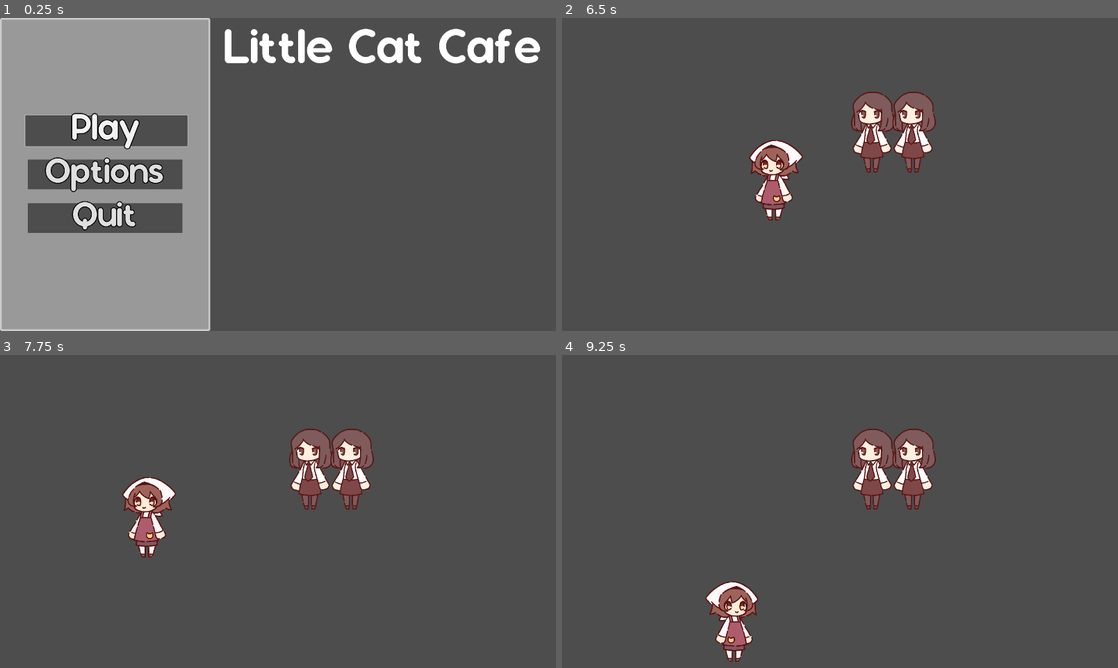
Above: before the commit, frames 1-4 (two rows, left to right).
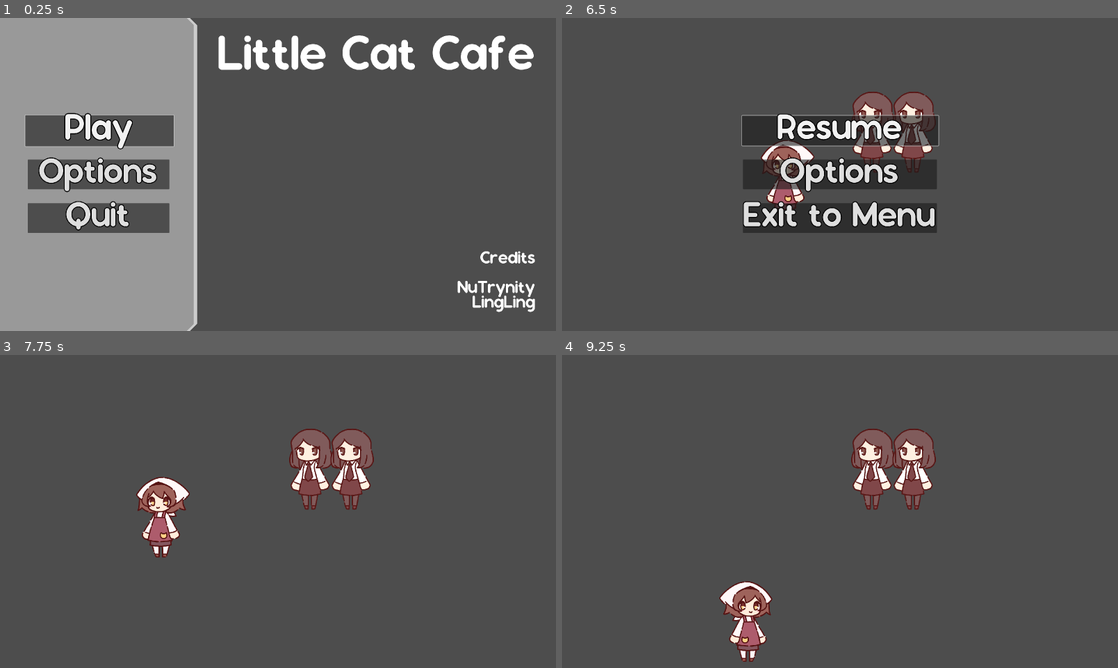
Above: after the commit, the same moments.

Repository: NuTrynity/Little-Cat-Cafe
Game: Godot game, scene res://Scenes/MainMenu.tscn
Two runs of this game, one before a commit and one after it. Both use one fixed random seed, a clock stepped at 60 frames per second and the inputs below.
Inputs (mouse positions are in pixels of both pictures, inside the frame that each line leads up to):
- Up to frame 1 (0.25 s): no input
- Up to frame 2 (6.5 s): click "Options" at 0.5 s; click "Play" at 1.25 s; click "Play" at 2 s; tap Enter (accept) at 2.75, 3.6, 5.1 s; hold Right (move_right) 2.78-3.53 s; hold Enter (accept) 2.78-3.53 s; hold S (move_down) 3.53-4.28 s; hold Right (move_right) 4.28-5.03 s; hold Enter (accept) 4.28-5.03 s; hold W (move_up) 5.03-5.78 s; hold A (move_left) from 5.78 s (still down); hold Enter (accept) from 5.78 s (still down); tap Escape (open_menu) at 6.4 s
- Up to frame 3 (7.75 s): release A (move_left) at 6.5 s; release Enter (accept) at 6.5 s; click (278, 467) at 6.5 s, where only the run after the commit has a clickable "Resume"; tap Enter (accept) at 7.25, 7.35 s; hold A (move_left) from 7.28 s (still down)
- Up to frame 4 (9.25 s): release A (move_left) at 8.03 s; hold S (move_down) 8.03-8.78 s; hold Enter (accept) 8.03-8.78 s; hold Right (move_right) from 8.78 s (still down); tap Enter (accept) at 8.85 s

The runs differ from the first frame. In frame 1, 12% of the frame differs, in the area x 0-98%, y 0-100%; in frame 2, 11%; in frame 3, 1.9%; in frame 4, 1.9%.

Commit message:
added pause menu

Diff:
--- a/Nodes/Components/SceneLoader.tscn
+++ b/Nodes/Components/SceneLoader.tscn
@@ -50,7 +50,7 @@
 "transitions": PackedFloat32Array(1),
 "values": [{
 "args": [],
-"method": &"change_scene"
+"method": &"_change_scene"
 }]
 }
 
--- /dev/null
+++ b/Nodes/UINodes/PauseMenu.tscn
@@ -0,0 +1,38 @@
+[gd_scene load_steps=3 format=3 uid="uid://dtx0hm613ln7s"]
+
+[ext_resource type="Script" path="res://Scripts/UIScripts/pause_menu.gd" id="1_aqm1b"]
+[ext_resource type="PackedScene" uid="uid://dywd08dcvakvl" path="res://Nodes/UINodes/CustomBtn.tscn" id="1_x7ukq"]
+
+[node name="PauseMenu" type="CanvasLayer"]
+process_mode = 3
+script = ExtResource("1_aqm1b")
+
+[node name="CenterContainer" type="CenterContainer" parent="."]
+anchors_preset = 15
+anchor_right = 1.0
+anchor_bottom = 1.0
+grow_horizontal = 2
+grow_vertical = 2
+
+[node name="Btns" type="VBoxContainer" parent="CenterContainer"]
+layout_mode = 2
+theme_override_constants/separation = 64
+
+[node name="Resume" parent="CenterContainer/Btns" instance=ExtResource("1_x7ukq")]
+unique_name_in_owner = true
+layout_mode = 2
+text = "Resume"
+
+[node name="Options" parent="CenterContainer/Btns" instance=ExtResource("1_x7ukq")]
+unique_name_in_owner = true
+layout_mode = 2
+text = "Options"
+
+[node name="Exit" parent="CenterContainer/Btns" instance=ExtResource("1_x7ukq")]
+unique_name_in_owner = true
+layout_mode = 2
+text = "Exit to Menu"
+
+[connection signal="pressed" from="CenterContainer/Btns/Resume" to="." method="_on_resume_pressed"]
+[connection signal="pressed" from="CenterContainer/Btns/Options" to="." method="_on_options_pressed"]
+[connection signal="pressed" from="CenterContainer/Btns/Exit" to="." method="_on_exit_pressed"]
--- a/Scenes/MainMenu.tscn
+++ b/Scenes/MainMenu.tscn
@@ -1,20 +1,16 @@
 [gd_scene load_steps=5 format=3 uid="uid://dpxky7aso612o"]
 
 [ext_resource type="Script" path="res://Scripts/UIScripts/main_menu.gd" id="1_cpklb"]
-[ext_resource type="PackedScene" uid="uid://dywd08dcvakvl" path="res://Nodes/UINodes/custom_btn.tscn" id="2_xxsjw"]
+[ext_resource type="PackedScene" uid="uid://dywd08dcvakvl" path="res://Nodes/UINodes/CustomBtn.tscn" id="2_xxsjw"]
 [ext_resource type="FontFile" uid="uid://dwyf3ahqcehcv" path="res://Assets/Fonts/Sonorous.otf" id="3_uo3iw"]
 
 [sub_resource type="StyleBoxFlat" id="StyleBoxFlat_e52b8"]
 content_margin_left = 128.0
 content_margin_right = 128.0
-border_width_left = 8
-border_width_top = 8
-border_width_right = 8
-border_width_bottom = 8
-corner_radius_top_left = 8
-corner_radius_top_right = 8
-corner_radius_bottom_right = 8
-corner_radius_bottom_left = 8
+border_width_right = 16
+corner_radius_top_right = 32
+corner_radius_bottom_right = 32
+corner_detail = 1
 
 [node name="MainMenu" type="Control"]
 layout_mode = 3
@@ -71,17 +67,32 @@
 
 [node name="Margin" type="MarginContainer" parent="CenterContainer/Menu/Front"]
 layout_mode = 2
-theme_override_constants/margin_left = 64
-theme_override_constants/margin_top = 64
-theme_override_constants/margin_right = 64
-theme_override_constants/margin_bottom = 64
+size_flags_vertical = 3
+theme_override_constants/margin_left = 94
+theme_override_constants/margin_top = 94
+theme_override_constants/margin_right = 94
+theme_override_constants/margin_bottom = 94
 
-[node name="Title" type="Label" parent="CenterContainer/Menu/Front/Margin"]
+[node name="Text" type="VBoxContainer" parent="CenterContainer/Menu/Front/Margin"]
+layout_mode = 2
+
+[node name="Title" type="Label" parent="CenterContainer/Menu/Front/Margin/Text"]
 layout_mode = 2
 theme_override_fonts/font = ExtResource("3_uo3iw")
 theme_override_font_sizes/font_size = 180
 text = "Little Cat Cafe"
 horizontal_alignment = 1
 
+[node name="Credits" type="Label" parent="CenterContainer/Menu/Front/Margin/Text"]
+layout_mode = 2
+size_flags_vertical = 10
+theme_override_fonts/font = ExtResource("3_uo3iw")
+theme_override_font_sizes/font_size = 64
+text = "Credits
+
+NuTrynity
+LingLing"
+horizontal_alignment = 2
+
 [connection signal="pressed" from="CenterContainer/Menu/MenuPanel/Btns/PlayBtn" to="." method="_on_play_btn_pressed"]
 [connection signal="pressed" from="CenterContainer/Menu/MenuPanel/Btns/Quit" to="." method="_on_quit_pressed"]
--- a/Scenes/TestScene.tscn
+++ b/Scenes/TestScene.tscn
@@ -1,7 +1,8 @@
-[gd_scene load_steps=3 format=3 uid="uid://bilkj67k6315j"]
+[gd_scene load_steps=4 format=3 uid="uid://bilkj67k6315j"]
 
 [ext_resource type="PackedScene" uid="uid://cmd7lervwkx06" path="res://Nodes/PlayerNodes/player.tscn" id="1_xtiv0"]
 [ext_resource type="PackedScene" uid="uid://b3h47gxgdph74" path="res://Nodes/NPCs/CustomerNPC.tscn" id="2_jm0ip"]
+[ext_resource type="PackedScene" uid="uid://dtx0hm613ln7s" path="res://Nodes/UINodes/PauseMenu.tscn" id="3_rg012"]
 
 [node name="TestScene" type="Node2D"]
 
@@ -13,3 +14,5 @@
 
 [node name="CustomerNpc2" parent="." instance=ExtResource("2_jm0ip")]
 position = Vector2(1617, 525)
+
+[node name="PauseMenu" parent="." instance=ExtResource("3_rg012")]
--- a/Scripts/AutoLoads/scene_loader.gd
+++ b/Scripts/AutoLoads/scene_loader.gd
@@ -9,9 +9,9 @@
 	animation = target_anim
 	player.play(animation)
 
-func change_scene():
+func _change_scene():
 	get_tree().change_scene_to_file(scene)
-	transition_out()
+	_transition_out()
 
-func transition_out():
+func _transition_out():
 	player.play_backwards(animation)
--- /dev/null
+++ b/Scripts/UIScripts/pause_menu.gd
@@ -0,0 +1,31 @@
+extends CanvasLayer
+
+var is_paused : bool = false
+
+func _ready() -> void:
+	hide()
+
+func _input(event: InputEvent) -> void:
+	if event.is_action_pressed("open_menu"):
+		pause_game()
+
+func pause_game():
+	is_paused = !is_paused
+
+	if is_paused:
+		$"%Resume".grab_focus()
+		show()
+		get_tree().paused = true
+	else:
+		hide()
+		get_tree().paused = false
+
+func _on_resume_pressed() -> void:
+	pause_game()
+
+func _on_options_pressed() -> void:
+	pass # Replace with function body.
+
+func _on_exit_pressed() -> void:
+	get_tree().paused = false
+	SceneLoader.transition_to("res://Scenes/MainMenu.tscn", "circle_transition")
Not shown: 2 places in Nodes/UINodes/CustomBtn.tscn that only renumber resources
